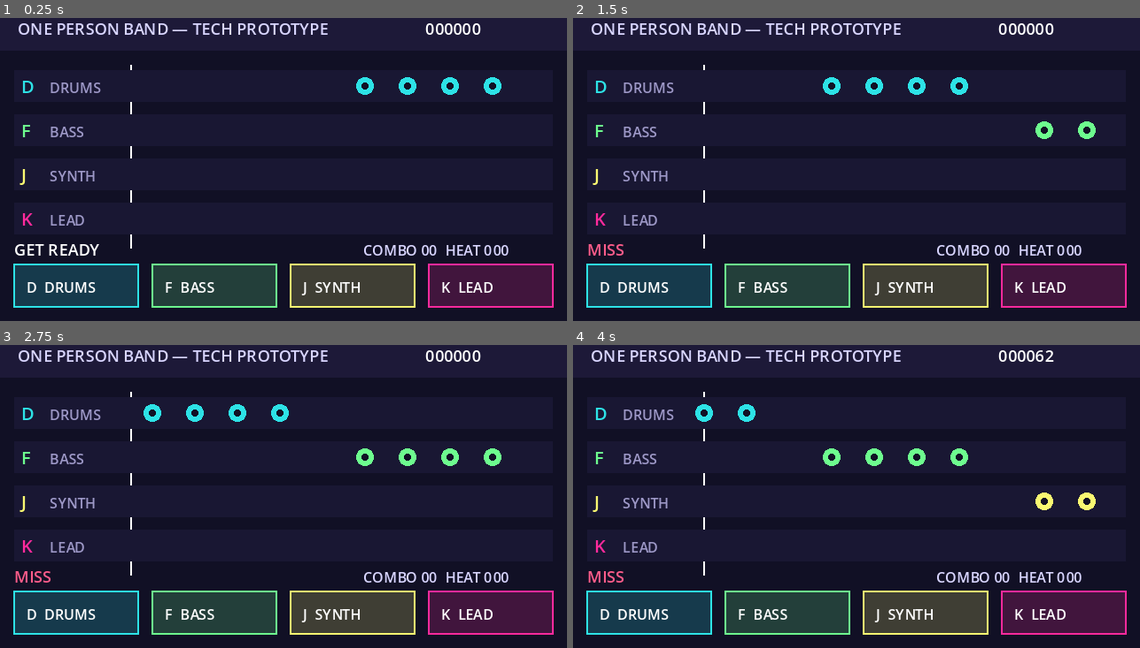
Above: before the commit, frames 1-4 (two rows, left to right).
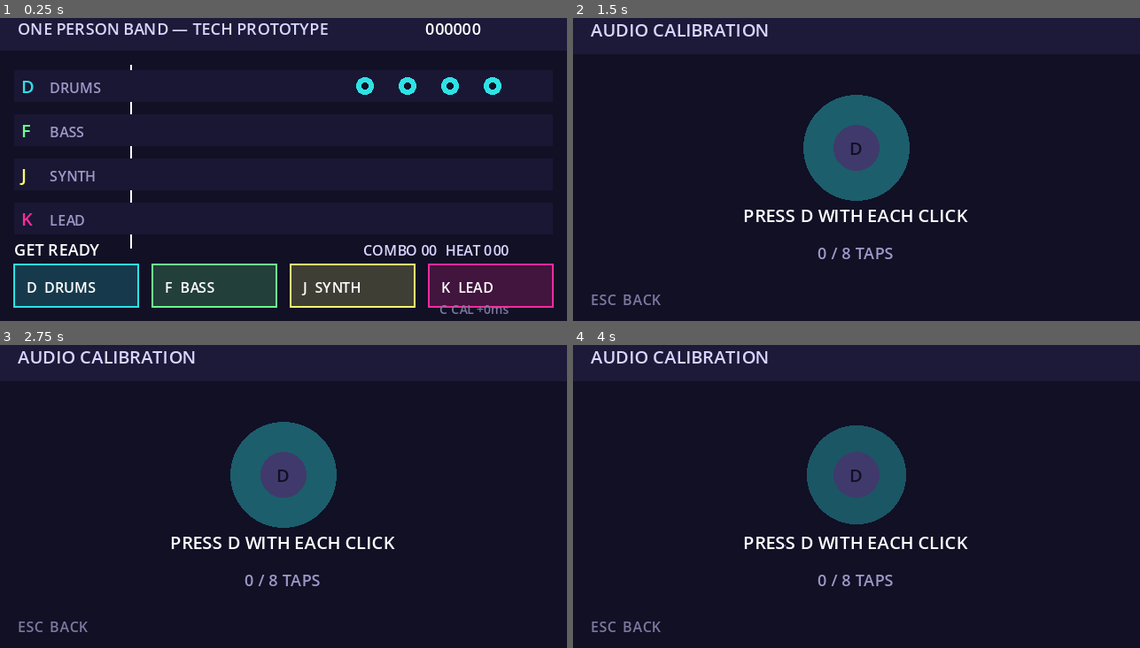
Above: after the commit, the same moments.

Repository: fatjiao/beatspell-game
Game: Godot game, scene res://scenes/prototype/prototype_stage.tscn
Same seed, same stepped clock (60 frames per second), same inputs: the game is played once before the commit and once after it.
Inputs:
- Up to frame 1 (0.25 s): no input
- Up to frame 2 (1.5 s): tap Enter (ui_accept) at 0.5, 0.77, 1.07 s; hold D (instrument_drums) 0.53-1.28 s; tap C at 0.8, 1.35 s
- Up to frame 3 (2.75 s): tap Enter (ui_accept) at 1.52, 1.82 s; tap R at 1.55, 2.1 s; hold Enter (ui_accept) from 2.03 s (still down)
- Up to frame 4 (4 s): release Enter (ui_accept) at 2.78 s; tap Enter (ui_accept) at 2.85, 3.02, 3.32, 3.77 s; tap D (instrument_drums) at 3.05 s; tap F (instrument_bass) at 3.6 s; tap C at 3.8 s

The runs differ from the first frame. In frame 1, 0.2% of the frame differs, in the area x 77-90%, y 94-98%; in frame 2, 22%; in frame 3, 23%, in the area x 2-98%, y 1-96%; in frame 4, 22%.

Commit message:
feat: add audio latency calibration

Diff:
--- /dev/null
+++ b/scenes/settings/calibration.tscn
@@ -0,0 +1,13 @@
+[gd_scene load_steps=2 format=3]
+
+[ext_resource type="Script" path="res://scripts/settings/calibration_screen.gd" id="1_calibration"]
+
+[node name="Calibration" type="Control"]
+layout_mode = 3
+anchors_preset = 15
+anchor_right = 1.0
+anchor_bottom = 1.0
+grow_horizontal = 2
+grow_vertical = 2
+mouse_filter = 2
+script = ExtResource("1_calibration")
--- a/scripts/prototype/prototype_stage.gd
+++ b/scripts/prototype/prototype_stage.gd
@@ -2,6 +2,7 @@
 
 const ChartLoaderScript = preload("res://scripts/rhythm/chart_loader.gd")
 const RhythmJudgeScript = preload("res://scripts/rhythm/rhythm_judge.gd")
+const SettingsStore = preload("res://scripts/settings/settings_store.gd")
 
 const CHART_PATH := "res://data/charts/prototype.json"
 const INSTRUMENTS := ["drums", "bass", "synth", "lead"]
@@ -40,9 +41,11 @@
 var _tone_players := {}
 var _metronome_player: AudioStreamPlayer
 var _finished := false
+var _audio_offset_ms := 0
 
 
 func _ready() -> void:
+	_audio_offset_ms = int(SettingsStore.load_settings().audio_offset_ms)
 	_setup_tones()
 	_start_run()
 	queue_redraw()
@@ -64,6 +67,10 @@
 
 
 func _unhandled_input(event: InputEvent) -> void:
+	if event is InputEventKey and event.pressed and not event.echo:
+		if event.physical_keycode == KEY_C:
+			get_tree().change_scene_to_file("res://scenes/settings/calibration.tscn")
+			return
 	if _finished:
 		return
 	for action in ACTIONS:
@@ -97,7 +104,7 @@
 func _play_instrument(instrument: String) -> void:
 	_pad_flash_until[instrument] = Time.get_ticks_msec() + 120
 	_tone_players[instrument].play()
-	var result: Dictionary = _judge.judge(_song_time_ms, instrument)
+	var result: Dictionary = _judge.judge(_song_time_ms, instrument, _audio_offset_ms)
 	_apply_judgement(result.grade, result.offset_ms)
 
 
@@ -222,3 +229,4 @@
 
 	draw_string(font, Vector2(8, 143), _status, HORIZONTAL_ALIGNMENT_LEFT, 170, 9, _status_color)
 	draw_string(font, Vector2(205, 143), "COMBO %02d  HEAT %03d" % [_combo, _heat], HORIZONTAL_ALIGNMENT_LEFT, -1, 8, Color("d8d5ff"))
+	draw_string(font, Vector2(248, 176), "C CAL %+dms" % _audio_offset_ms, HORIZONTAL_ALIGNMENT_LEFT, -1, 7, Color("7d789f"))
--- /dev/null
+++ b/scripts/settings/calibration.gd
@@ -0,0 +1,25 @@
+extends RefCounted
+
+const MAX_OFFSET_MS := 300
+const OUTLIER_DISTANCE_MS := 120
+
+
+static func stable_offset(samples: Array) -> int:
+	if samples.is_empty():
+		return 0
+	var sorted_samples := samples.duplicate()
+	sorted_samples.sort()
+	var first_median := _lower_median(sorted_samples)
+	var filtered: Array = []
+	for sample in sorted_samples:
+		if absi(int(sample) - first_median) <= OUTLIER_DISTANCE_MS:
+			filtered.append(int(sample))
+	if filtered.is_empty():
+		filtered = sorted_samples
+	var result := _lower_median(filtered)
+	return clampi(result, -MAX_OFFSET_MS, MAX_OFFSET_MS)
+
+
+static func _lower_median(sorted_values: Array) -> int:
+	var index := int((sorted_values.size() - 1) / 2.0)
+	return int(sorted_values[index])
--- /dev/null
+++ b/scripts/settings/calibration_screen.gd
@@ -0,0 +1,126 @@
+extends Control
+
+const CalibrationMath = preload("res://scripts/settings/calibration.gd")
+const SettingsStore = preload("res://scripts/settings/settings_store.gd")
+
+const BPM := 100.0
+const BEAT_LENGTH_MS := int(60000.0 / BPM)
+const TARGET_SAMPLES := 8
+
+var _start_ticks := 0
+var _last_beat := -1
+var _samples: Array = []
+var _result_ms := 0
+var _finished := false
+var _flash_until := 0
+var _metronome: AudioStreamPlayer
+
+
+func _ready() -> void:
+	_metronome = AudioStreamPlayer.new()
+	_metronome.stream = _make_tone(880.0, 0.035)
+	_metronome.volume_db = -8.0
+	add_child(_metronome)
+	_restart()
+
+
+func _process(_delta: float) -> void:
+	var elapsed := Time.get_ticks_msec() - _start_ticks
+	if elapsed >= 0 and not _finished:
+		var beat := int(floor(float(elapsed) / BEAT_LENGTH_MS))
+		if beat != _last_beat:
+			_last_beat = beat
+			_metronome.pitch_scale = 1.25 if beat % 4 == 0 else 1.0
+			_metronome.play()
+	queue_redraw()
+
+
+func _unhandled_input(event: InputEvent) -> void:
+	if event.is_action_pressed("ui_cancel"):
+		get_tree().change_scene_to_file("res://scenes/prototype/prototype_stage.tscn")
+		return
+	if _finished and event.is_action_pressed("ui_accept"):
+		var settings := SettingsStore.load_settings()
+		settings.audio_offset_ms = _result_ms
+		SettingsStore.save_settings(settings)
+		get_tree().change_scene_to_file("res://scenes/prototype/prototype_stage.tscn")
+		return
+	if event is InputEventKey and event.pressed and not event.echo:
+		if event.physical_keycode == KEY_R:
+			_restart()
+			return
+	if not _finished and event.is_action_pressed("instrument_drums"):
+		_capture_tap()
+
+
+func _capture_tap() -> void:
+	var elapsed := Time.get_ticks_msec() - _start_ticks
+	if elapsed < 0:
+		return
+	var nearest_beat := int(round(float(elapsed) / BEAT_LENGTH_MS))
+	var offset := elapsed - nearest_beat * BEAT_LENGTH_MS
+	if absi(offset) > CalibrationMath.MAX_OFFSET_MS:
+		return
+	_samples.append(offset)
+	_flash_until = Time.get_ticks_msec() + 130
+	if _samples.size() >= TARGET_SAMPLES:
+		_result_ms = CalibrationMath.stable_offset(_samples)
+		_finished = true
+	queue_redraw()
+
+
+func _restart() -> void:
+	_start_ticks = Time.get_ticks_msec() + 1200
+	_last_beat = -1
+	_samples.clear()
+	_result_ms = 0
+	_finished = false
+	_flash_until = 0
+
+
+func _draw() -> void:
+	var font := ThemeDB.fallback_font
+	draw_rect(Rect2(Vector2.ZERO, size), Color("111025"))
+	draw_rect(Rect2(0, 0, size.x, 29), Color("1d1938"))
+	draw_string(font, Vector2(10, 19), "AUDIO CALIBRATION", HORIZONTAL_ALIGNMENT_LEFT, -1, 10, Color("d8d5ff"))
+
+	var elapsed := Time.get_ticks_msec() - _start_ticks
+	var phase := 0.0
+	if elapsed >= 0:
+		phase = fmod(float(elapsed), BEAT_LENGTH_MS) / BEAT_LENGTH_MS
+	var pulse := 1.0 - phase
+	var radius := 16.0 + pulse * 14.0
+	var center := Vector2(size.x * 0.5, 82)
+	draw_circle(center, radius, Color(0.18, 0.89, 0.90, 0.12 + pulse * 0.25))
+	draw_circle(center, 13.0, Color("2de2e6") if Time.get_ticks_msec() < _flash_until else Color("3f3a6b"))
+	draw_string(font, center + Vector2(-4, 4), "D", HORIZONTAL_ALIGNMENT_LEFT, -1, 10, Color("111025"))
+
+	if _finished:
+		draw_string(font, Vector2(52, 126), "CALIBRATION  %+d ms" % _result_ms, HORIZONTAL_ALIGNMENT_CENTER, 216, 14, Color("f9f871"))
+		draw_string(font, Vector2(50, 148), "ENTER  SAVE     R  RETRY", HORIZONTAL_ALIGNMENT_CENTER, 220, 8, Color("d8d5ff"))
+	else:
+		draw_string(font, Vector2(45, 124), "PRESS D WITH EACH CLICK", HORIZONTAL_ALIGNMENT_CENTER, 230, 10, Color.WHITE)
+		draw_string(font, Vector2(80, 145), "%d / %d TAPS" % [_samples.size(), TARGET_SAMPLES], HORIZONTAL_ALIGNMENT_CENTER, 160, 9, Color("9d98c7"))
+	draw_string(font, Vector2(10, 171), "ESC  BACK", HORIZONTAL_ALIGNMENT_LEFT, -1, 8, Color("7d789f"))
+
+
+func _make_tone(frequency: float, duration_seconds: float) -> AudioStreamWAV:
+	var mix_rate := 44100
+	var sample_count := int(mix_rate * duration_seconds)
+	var bytes := PackedByteArray()
+	bytes.resize(sample_count * 2)
+	for sample_index in sample_count:
+		var progress := float(sample_index) / float(sample_count)
+		var envelope := pow(1.0 - progress, 2.0)
+		var sample := sin(TAU * frequency * float(sample_index) / float(mix_rate)) * envelope * 0.35
+		var encoded := int(sample * 32767.0)
+		if encoded < 0:
+			encoded += 65536
+		bytes[sample_index * 2] = encoded & 0xff
+		bytes[sample_index * 2 + 1] = (encoded >> 8) & 0xff
+	var stream := AudioStreamWAV.new()
+	stream.format = AudioStreamWAV.FORMAT_16_BITS
+	stream.mix_rate = mix_rate
+	stream.stereo = false
+	stream.data = bytes
+	return stream
--- /dev/null
+++ b/scripts/settings/settings_store.gd
@@ -0,0 +1,48 @@
+extends RefCounted
+
+const SETTINGS_PATH := "user://settings.json"
+const DEFAULTS := {
+	"audio_offset_ms": 0,
+	"assist_mode": false,
+}
+
+
+static func load_settings(path: String = SETTINGS_PATH) -> Dictionary:
+	if not FileAccess.file_exists(path):
+		return DEFAULTS.duplicate(true)
+	var file := FileAccess.open(path, FileAccess.READ)
+	if file == null:
+		return DEFAULTS.duplicate(true)
+	return parse_settings_text(file.get_as_text())
+
+
+static func save_settings(settings: Dictionary, path: String = SETTINGS_PATH) -> Error:
+	var normalized := _normalize(settings)
+	var file := FileAccess.open(path, FileAccess.WRITE)
+	if file == null:
+		return FileAccess.get_open_error()
+	file.store_string(JSON.stringify(normalized, "  "))
+	return OK
+
+
+static func parse_settings_text(text: String) -> Dictionary:
+	var parser := JSON.new()
+	if parser.parse(text) != OK:
+		return DEFAULTS.duplicate(true)
+	var parsed: Variant = parser.data
+	if not (parsed is Dictionary):
+		return DEFAULTS.duplicate(true)
+	return _normalize(parsed)
+
+
+static func _normalize(settings: Dictionary) -> Dictionary:
+	var offset: Variant = settings.get("audio_offset_ms", DEFAULTS.audio_offset_ms)
+	if not (offset is int or offset is float):
+		offset = DEFAULTS.audio_offset_ms
+	var assist: Variant = settings.get("assist_mode", DEFAULTS.assist_mode)
+	if not (assist is bool):
+		assist = DEFAULTS.assist_mode
+	return {
+		"audio_offset_ms": clampi(int(offset), -300, 300),
+		"assist_mode": assist,
+	}
--- /dev/null
+++ b/tests/capture_calibration.gd
@@ -0,0 +1,24 @@
+extends SceneTree
+
+
+func _init() -> void:
+	call_deferred("_capture")
+
+
+func _capture() -> void:
+	root.size = Vector2i(1280, 720)
+	var screen = load("res://scenes/settings/calibration.tscn").instantiate()
+	root.add_child(screen)
+	await create_timer(1.7).timeout
+	var image := root.get_texture().get_image()
+	if image == null:
+		printerr("Unable to read rendered calibration frame.")
+		quit(1)
+		return
+	var error := image.save_png("res://build/calibration-preview.png")
+	if error == OK:
+		print("Saved calibration preview.")
+		quit(0)
+	else:
+		printerr("Unable to save calibration preview: %s" % error_string(error))
+		quit(1)
--- a/tests/run_tests.gd
+++ b/tests/run_tests.gd
@@ -6,6 +6,7 @@
 		{"name": "smoke", "script": preload("res://tests/test_smoke.gd")},
 		{"name": "rhythm_judge", "script": preload("res://tests/test_rhythm_judge.gd")},
 		{"name": "chart_loader", "script": preload("res://tests/test_chart_loader.gd")},
+		{"name": "calibration", "script": preload("res://tests/test_calibration.gd")},
 	]
 	var failure_count := 0
 	for suite in suites:
--- /dev/null
+++ b/tests/test_calibration.gd
@@ -0,0 +1,50 @@
+extends RefCounted
+
+
+func run() -> Array[String]:
+	var failures: Array[String] = []
+	var calibration_script = load("res://scripts/settings/calibration.gd")
+	var settings_script = load("res://scripts/settings/settings_store.gd")
+	if calibration_script == null or settings_script == null:
+		failures.append("Calibration scripts are missing")
+		return failures
+
+	_assert_equal(
+		failures,
+		calibration_script.stable_offset([18, 20, 21, 22, 500]),
+		20,
+		"outlier-resistant median"
+	)
+	_assert_equal(
+		failures,
+		calibration_script.stable_offset([-500, -450, -400]),
+		-300,
+		"negative clamp"
+	)
+	_assert_equal(
+		failures,
+		calibration_script.stable_offset([450, 500, 550]),
+		300,
+		"positive clamp"
+	)
+	_assert_equal(
+		failures,
+		calibration_script.stable_offset([]),
+		0,
+		"empty samples"
+	)
+
+	var defaults: Dictionary = settings_script.parse_settings_text("not valid json")
+	_assert_equal(failures, defaults.audio_offset_ms, 0, "malformed settings fallback")
+	_assert_equal(failures, defaults.assist_mode, false, "default assist mode")
+	var parsed: Dictionary = settings_script.parse_settings_text(
+		'{"audio_offset_ms":85,"assist_mode":true}'
+	)
+	_assert_equal(failures, parsed.audio_offset_ms, 85, "saved audio offset")
+	_assert_equal(failures, parsed.assist_mode, true, "saved assist mode")
+	return failures
+
+
+func _assert_equal(failures: Array[String], actual: Variant, expected: Variant, label: String) -> void:
+	if actual != expected:
+		failures.append("%s: expected %s, got %s" % [label, expected, actual])
